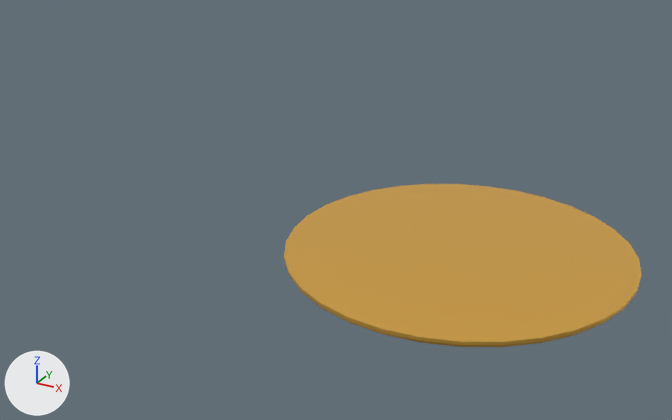
The Blender file Blender/scale.blend: old version first, new version second.
The view is the same before and after, from a camera (50 mm lens) standing at (2.9, -3.91, 2.9) and looking at (0.7, 0.08, 0.91). Every picture has the same lights, and +X, +Y and +Z are marked at lower left.

The first picture shows 'ScaleBowl'.
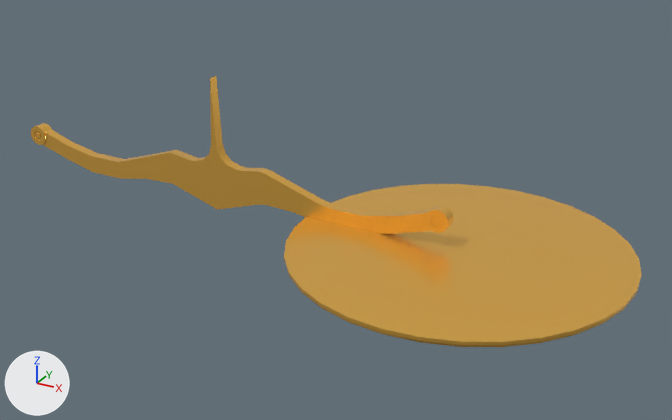
Location of each change, [x1, y1, x2, y2] in pixels of the pictures (672 x 420 px):
'ScaleArm', added (orange): after [31, 76, 453, 234]

Edits to the bpy script that builds the scene:
```text
Add me_cube:
    me_cube.from_pydata(...)  # 524 vertices, 464 faces; spans x -1.38..1.38, y -0.04..0.04, z -0.16..0.6
    me_cube.polygons.foreach_set('use_smooth', [True] * 464)
    me_cube.materials.append(mat_material_001)  # orange #ffc558
Add ob_scalearm:
    ob_scalearm = bpy.data.objects.new('ScaleArm', me_cube)
    ob_scalearm.location = (0.0, 0.0, 0.962)
```
